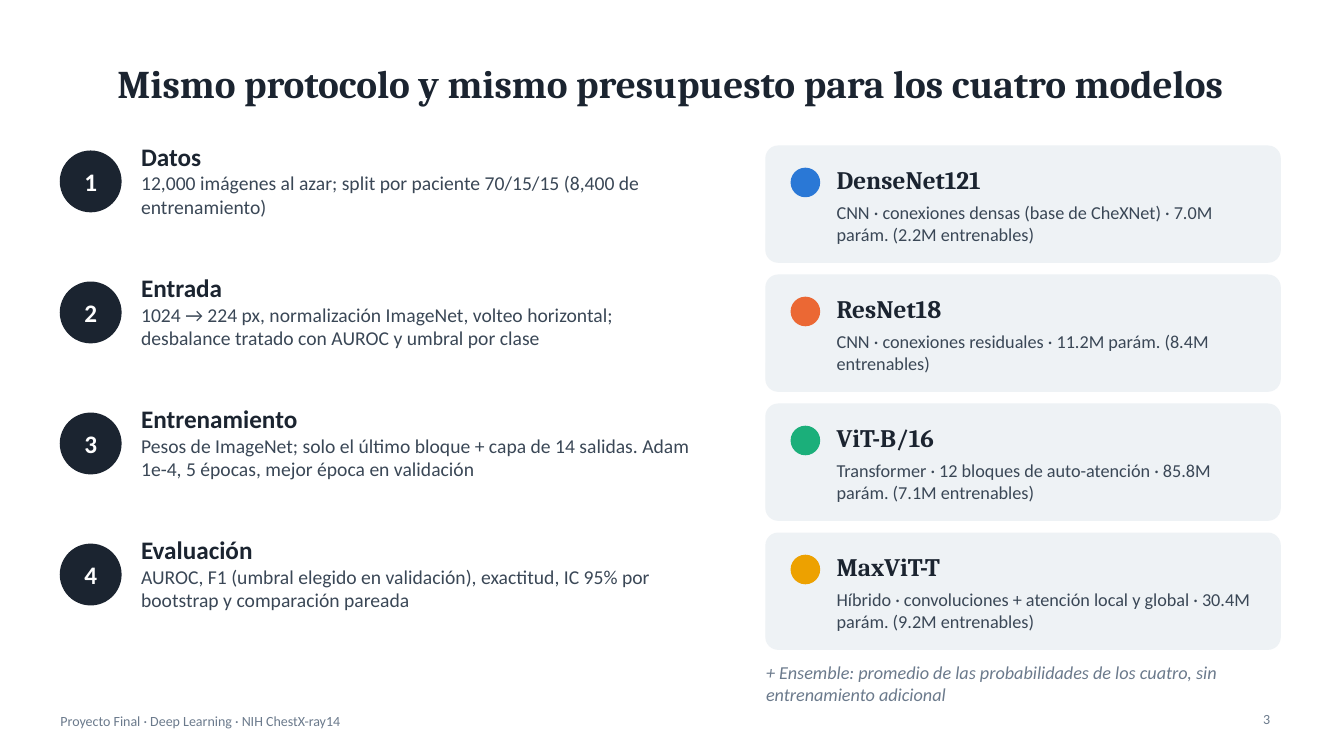
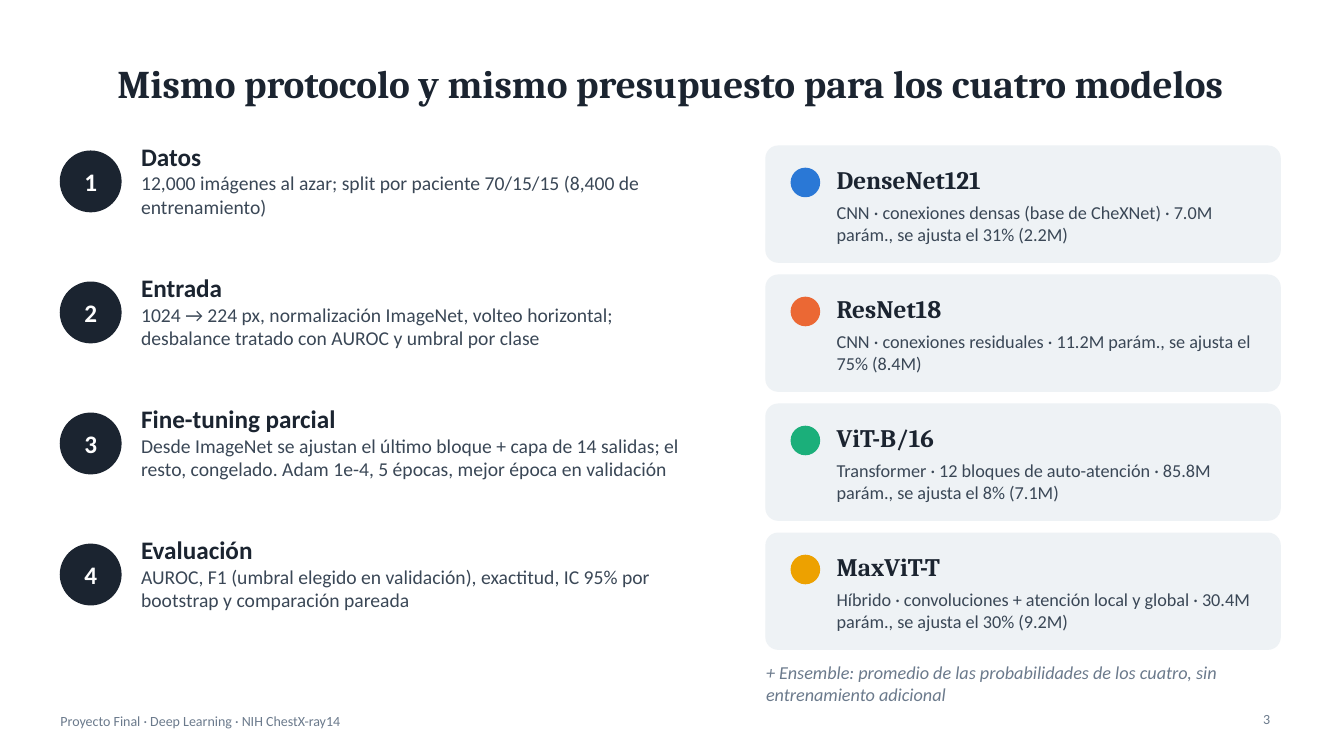
Before and after one commit to alfredogallegosmtr-sys/proyecto-final-dl-radiologia, a slide deck: slide 3 of slides/presentacion_final.pptx. Drawn at 1344x756 pixels with LibreOffice and Linux fonts; fonts in the diff are those of the drawing. Boxes give left, top, right and bottom in pixels: in the first picture for what was removed or moved away, otherwise in the second. Text is boxed around its words. In the diff, an @@ line names an element or a change of style, - is before the commit and + after.

```diff
--- a/slides/presentacion_final.pptx
+++ b/slides/presentacion_final.pptx
@@ text at (837, 206, 1213, 244): text changed @@
-CNN · conexiones densas (base de CheXNet) · 7.0M parám. (2.2M entrenables)
+CNN · conexiones densas (base de CheXNet) · 7.0M parám., se ajusta el 31% (2.2M)
@@ text at (837, 335, 1250, 373): text changed @@
-CNN · conexiones residuales · 11.2M parám. (8.4M entrenables)
+CNN · conexiones residuales · 11.2M parám., se ajusta el 75% (8.4M)
@@ text at (141, 410, 678, 480): text changed @@
-Entrenamiento
-Pesos de ImageNet; solo el último bloque + capa de 14 salidas. Adam 1e-4, 5 épocas, mejor época en validación
+Fine-tuning parcial
+Desde ImageNet se ajustan el último bloque + capa de 14 salidas; el resto, congelado. Adam 1e-4, 5 épocas, mejor época en validación
@@ text at (837, 464, 1211, 502): text changed @@
-Transformer · 12 bloques de auto-atención · 85.8M parám. (7.1M entrenables)
+Transformer · 12 bloques de auto-atención · 85.8M parám., se ajusta el 8% (7.1M)
@@ text at (837, 593, 1250, 631): text changed @@
-Híbrido · convoluciones + atención local y global · 30.4M parám. (9.2M entrenables)
+Híbrido · convoluciones + atención local y global · 30.4M parám., se ajusta el 30% (9.2M)
```
Also in this commit, not shown: 1 other slide changed, 6 other files.
